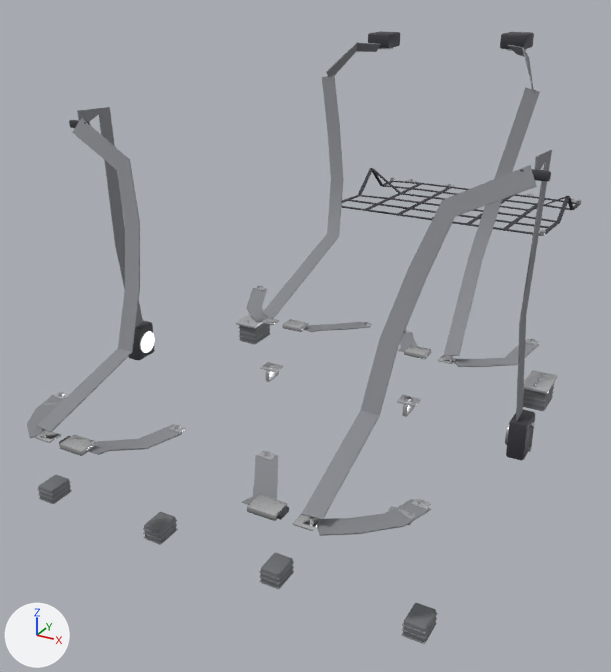
Two versions of the glTF model models/da40/da40-equipment.glb, one commit apart.
The view is the same before and after, from a 50 mm lens placed at (0.881, -1.251, 1.93), pointed at (-0.123, 0.574, 1.017). The lights are fixed; the arrows at lower left show +X, +Y and +Z. The first picture is the older version. Where no turn or scale is listed for an object, it has been applied to the vertices.

In view in the first picture: 'Baggage net', 'Front seat belt buckle and tongue LH', 'Front seat crash elements LH', 'Front seat crash elements RH', 'Front seat inertia reel LH', 'Front seat lap belt LH', 'Front seat lap belt RH', 'Front seat shoulder strap LH', 'Front seat shoulder strap RH', 'Passenger lap belt LH', 'Passenger shoulder strap LH', 'Passenger shoulder strap RH' and 19 more.
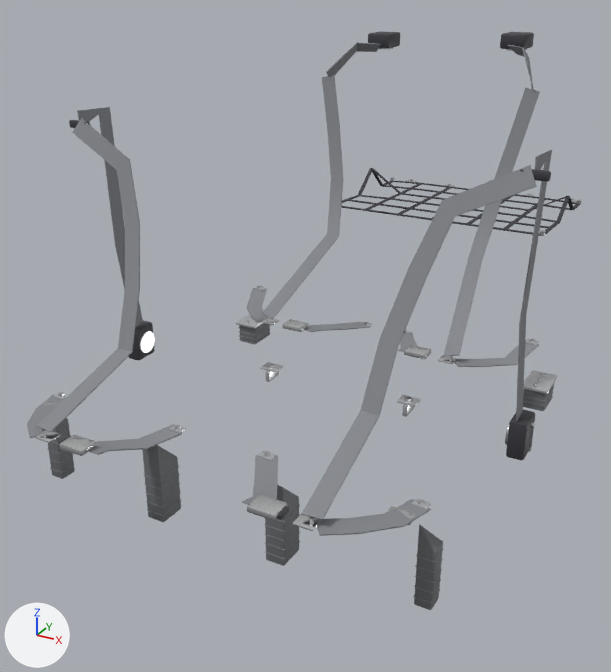
The change, as a diff of the scene's bpy script:
```diff
--- a/models/da40/da40-equipment.glb.py
+++ b/models/da40/da40-equipment.glb.py
@@ ob_front_seat_crash_elements_lh @@
-ob_front_seat_crash_elements_lh = bpy.data.objects.new('Front seat crash elements LH', me_front_seat_crash_elements_lh)
@@ ob_front_seat_crash_elements_rh @@
-ob_front_seat_crash_elements_rh = bpy.data.objects.new('Front seat crash elements RH', me_front_seat_crash_elements_rh)
@@ ob_front_seat_outer_crash_element_rh @@
+ob_front_seat_outer_crash_element_rh = bpy.data.objects.new('Front seat outer crash element RH', me_front_seat_outer_crash_element_rh)  # 96 vertices, 168 faces; spans x -0.019..0.019, y -0.022..0.022, z -0.093..0.093; in mat_da40_crash_element__cfrp___rigid_foam (grey #6f7376), mat_da40_seat_belt_webbing__grey (grey #86898e)
+ob_front_seat_outer_crash_element_rh.location = (-0.464, -0.012, 0.902)
@@ ob_front_seat_outer_crash_element_lh @@
+ob_front_seat_outer_crash_element_lh = bpy.data.objects.new('Front seat outer crash element LH', me_front_seat_outer_crash_element_lh)  # 96 vertices, 168 faces; spans x -0.019..0.019, y -0.022..0.022, z -0.093..0.093; in mat_da40_crash_element__cfrp___rigid_foam (grey #6f7376), mat_da40_seat_belt_webbing__grey (grey #86898e)
+ob_front_seat_outer_crash_element_lh.location = (0.464, -0.012, 0.902)
@@ ob_front_seat_inner_crash_element_rh @@
+ob_front_seat_inner_crash_element_rh = bpy.data.objects.new('Front seat inner crash element RH', me_front_seat_inner_crash_element_rh)  # 96 vertices, 168 faces; spans x -0.023..0.023, y -0.033..0.033, z -0.099..0.099; in mat_da40_crash_element__cfrp___rigid_foam (grey #6f7376), mat_da40_seat_belt_webbing__grey (grey #86898e)
+ob_front_seat_inner_crash_element_rh.location = (-0.152, -0.023, 0.908)
@@ ob_front_seat_inner_crash_element_lh @@
+ob_front_seat_inner_crash_element_lh = bpy.data.objects.new('Front seat inner crash element LH', me_front_seat_inner_crash_element_lh)  # 96 vertices, 168 faces; spans x -0.023..0.023, y -0.033..0.033, z -0.099..0.099; in mat_da40_crash_element__cfrp___rigid_foam (grey #6f7376), mat_da40_seat_belt_webbing__grey (grey #86898e)
+ob_front_seat_inner_crash_element_lh.location = (0.152, -0.023, 0.908)
```

Changed parts and their boxes [x1, y1, x2, y2] in the pictures (611 x 672 px):
'Front seat inner crash element RH', added
    after: [142, 445, 182, 522]
    faces in mat_da40_crash_element__cfrp___rigid_foam (grey #6f7376): [142, 445, 181, 522]
    faces in mat_da40_seat_belt_webbing__grey (grey #86898e): [144, 466, 182, 516]
'Front seat crash elements LH', deleted
    before: [259, 553, 438, 644]
    faces in mat_da40_crash_element__cfrp___rigid_foam (grey #6f7376): [261, 553, 436, 644]
    faces in mat_da40_seat_belt_webbing__grey (grey #86898e): [259, 561, 438, 644]
'Front seat outer crash element LH', added
    after: [413, 525, 443, 610]
    faces in mat_da40_crash_element__cfrp___rigid_foam (grey #6f7376): [414, 525, 443, 610]
    faces in mat_da40_seat_belt_webbing__grey (grey #86898e): [413, 550, 443, 603]
'Front seat inner crash element LH', added
    after: [264, 485, 300, 566]
    faces in mat_da40_crash_element__cfrp___rigid_foam (grey #6f7376): [265, 485, 299, 566]
    faces in mat_da40_seat_belt_webbing__grey (grey #86898e): [264, 505, 300, 559]
'Front seat crash elements RH', deleted
    before: [37, 475, 178, 545]
    faces in mat_da40_crash_element__cfrp___rigid_foam (grey #6f7376): [38, 475, 176, 544]
    faces in mat_da40_seat_belt_webbing__grey (grey #86898e): [37, 482, 178, 545]
'Front seat outer crash element RH', added
    after: [47, 418, 75, 479]
    faces in mat_da40_crash_element__cfrp___rigid_foam (grey #6f7376): [48, 418, 75, 479]
